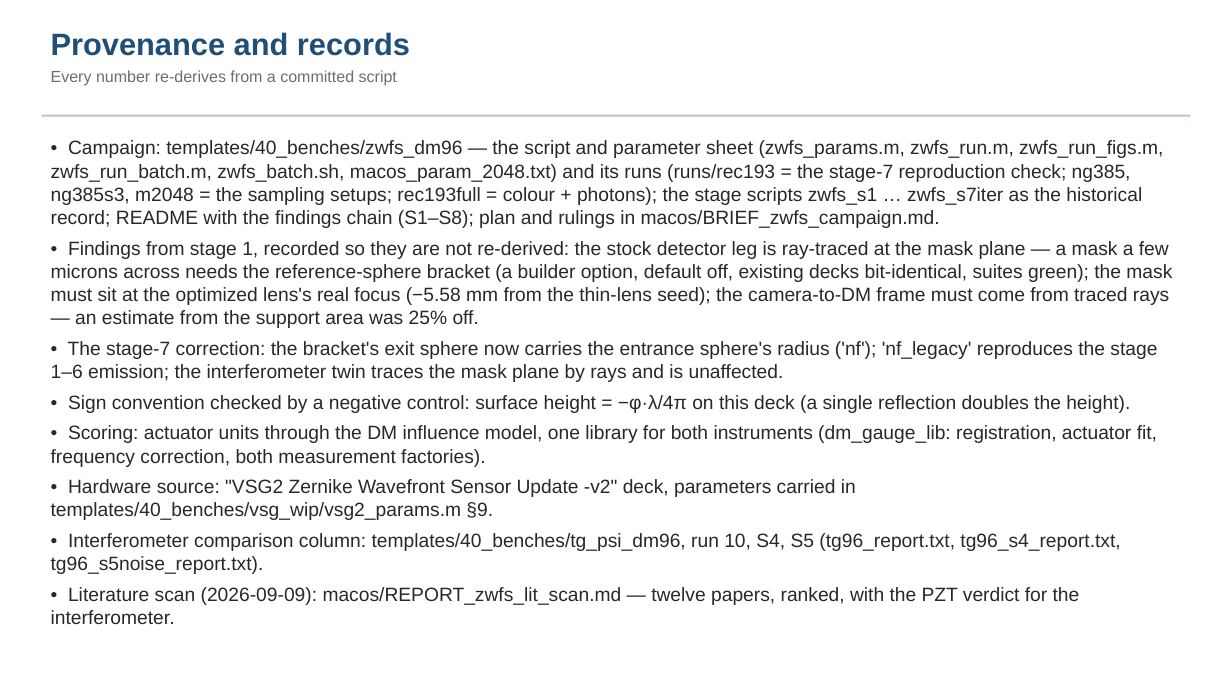
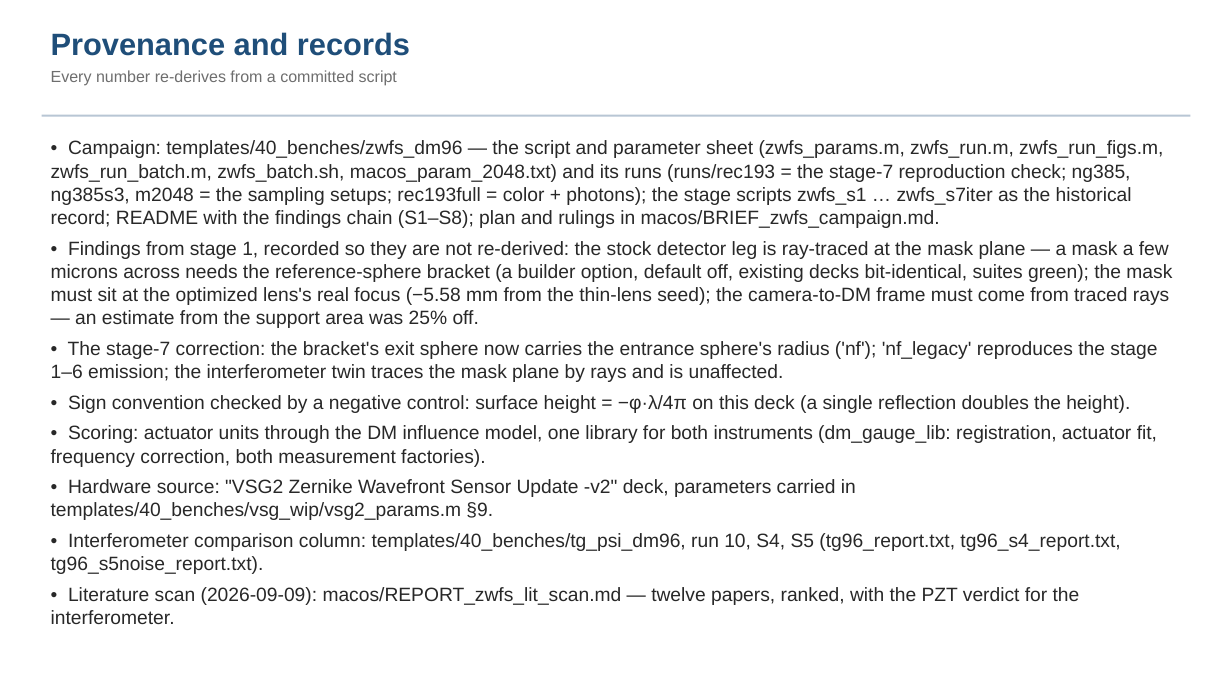
Before and after one commit to nasa-jpl/macos, a slide deck: slide 23 of demo_session/deck_zwfs.pptx. Drawn at 1232x693 pixels with LibreOffice and Linux fonts; fonts in the diff are those of the drawing. Boxes give left, top, right and bottom in pixels: in the first picture for what was removed or moved away, otherwise in the second. Text is boxed around its words. In the diff, an @@ line names an element or a change of style, - is before the commit and + after.

```diff
--- a/demo_session/deck_zwfs.pptx
+++ b/demo_session/deck_zwfs.pptx
@@ text at bbox=[51, 140, 1163, 228]: text changed @@
-• Campaign: templates/40_benches/zwfs_dm96 — the script and parameter sheet (zwfs_params.m, zwfs_run.m, zwfs_run_figs.m, zwfs_run_batch.m, zwfs_batch.sh, macos_param_2048.txt) and its runs (runs/rec193 = the stage-7 reproduction check; ng385, ng385s3, m2048 = the sampling setups; rec193full = colour + photons); the stage scripts zwfs_s1 … zwfs_s7iter as the historical record; README with the findings chain (S1–S8); plan and rulings in macos/BRIEF_zwfs_campaign.md.
+• Campaign: templates/40_benches/zwfs_dm96 — the script and parameter sheet (zwfs_params.m, zwfs_run.m, zwfs_run_figs.m, zwfs_run_batch.m, zwfs_batch.sh, macos_param_2048.txt) and its runs (runs/rec193 = the stage-7 reproduction check; ng385, ng385s3, m2048 = the sampling setups; rec193full = color + photons); the stage scripts zwfs_s1 … zwfs_s7iter as the historical record; README with the findings chain (S1–S8); plan and rulings in macos/BRIEF_zwfs_campaign.md.
```
Also in this commit, not shown: 14 other slides changed, 3 other files.
